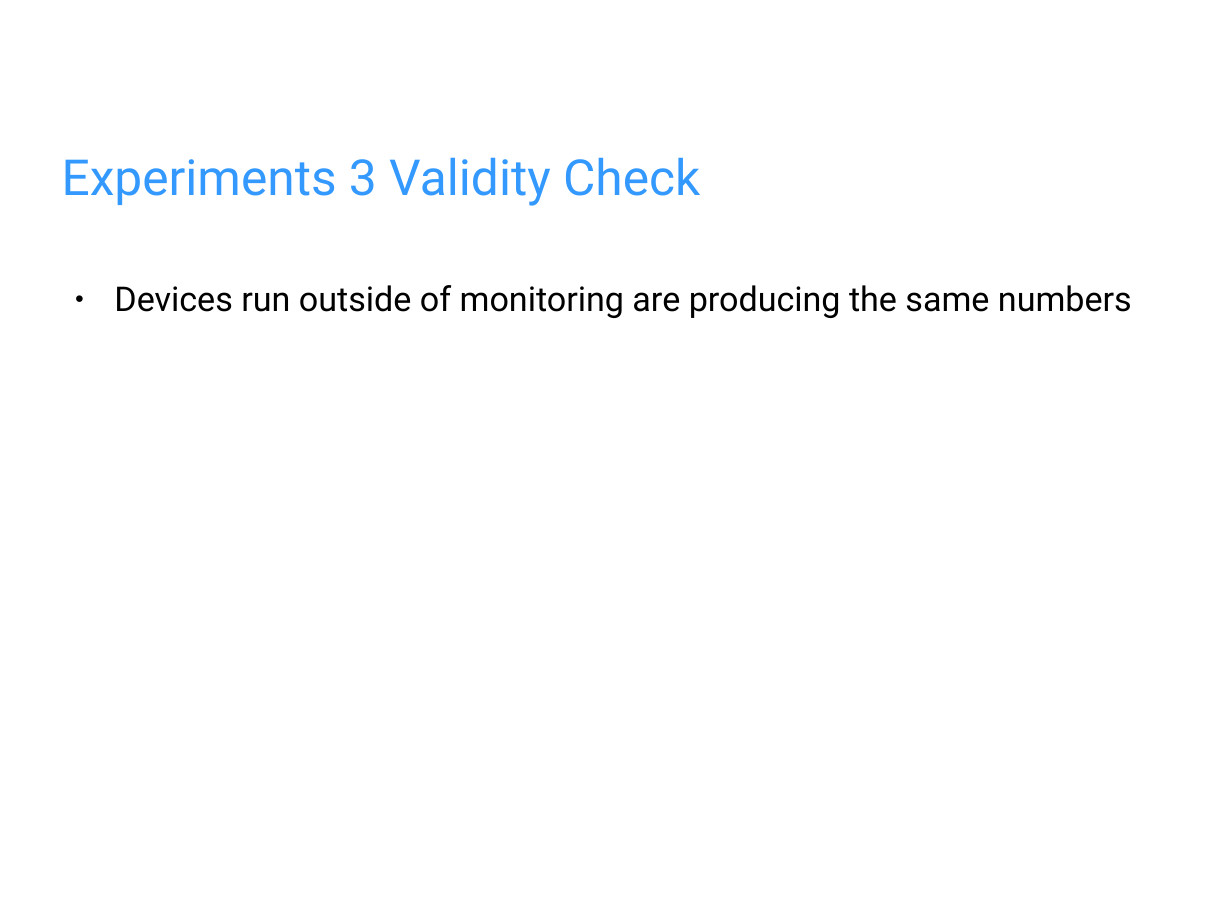
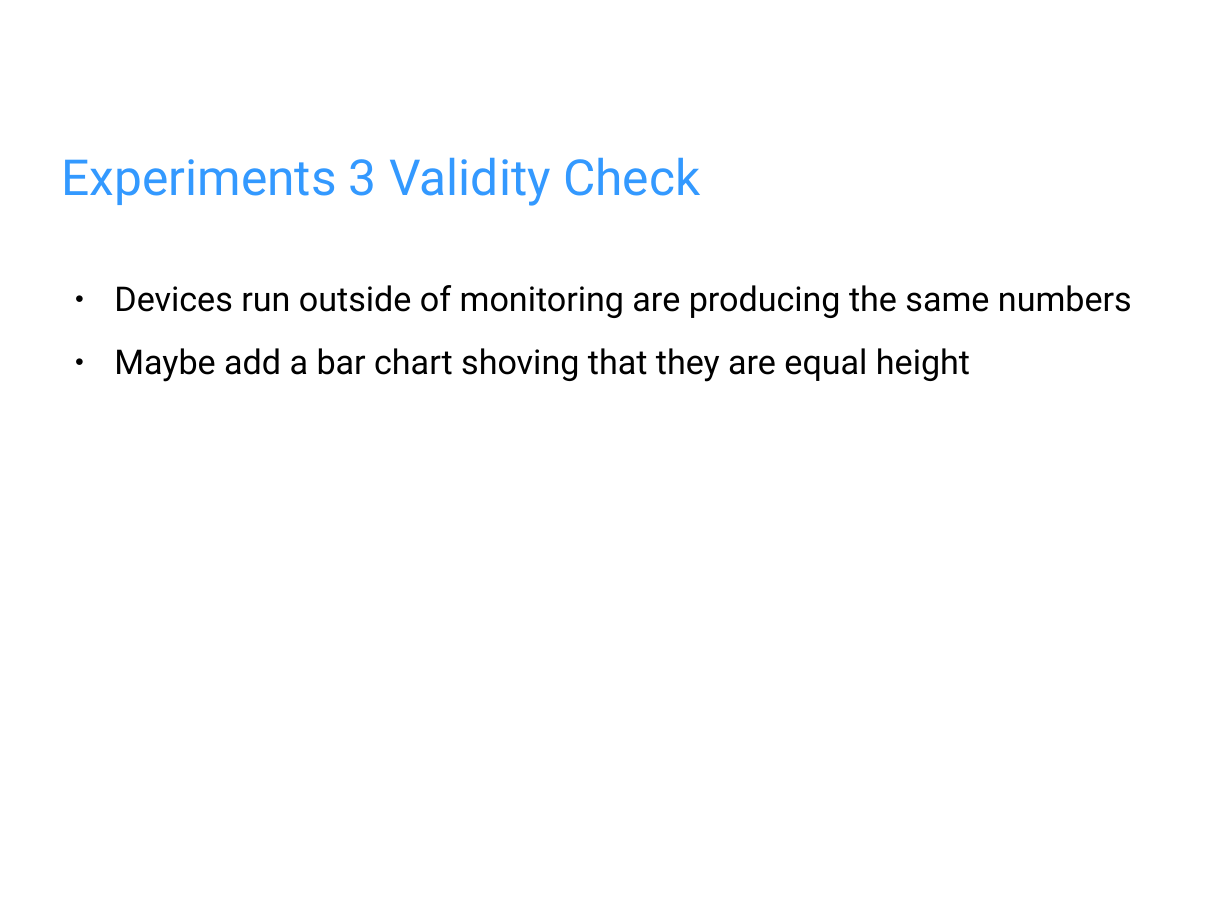
Before and after one commit to fhilprec/HardwareMonitoring, a slide deck: slide 11 of ProjectPresentation.odp (slide 10 before the commit). Drawn at 1232x924 pixels with LibreOffice and Linux fonts; fonts in the diff are those of the drawing; background and template pictures are left out. Boxes give left, top, right and bottom in pixels: in the first picture for what was removed or moved away, otherwise in the second. Text is boxed around its words. In the diff, an @@ line names an element or a change of style, - is before the commit and + after.

```diff
--- a/ProjectPresentation.odp
+++ b/ProjectPresentation.odp
@@ text at bbox=[114, 348, 970, 382]: paragraph added @@
+● Maybe add a bar chart shoving that they are equal height
```
Also in this commit, not shown: 4 other slides changed, 5 slides added, 3 slides removed.
